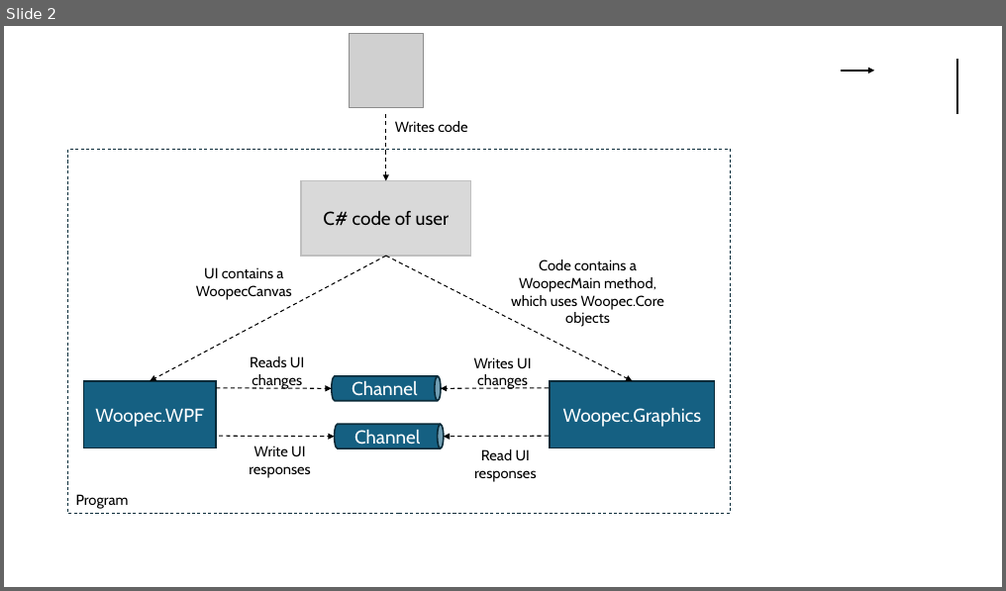
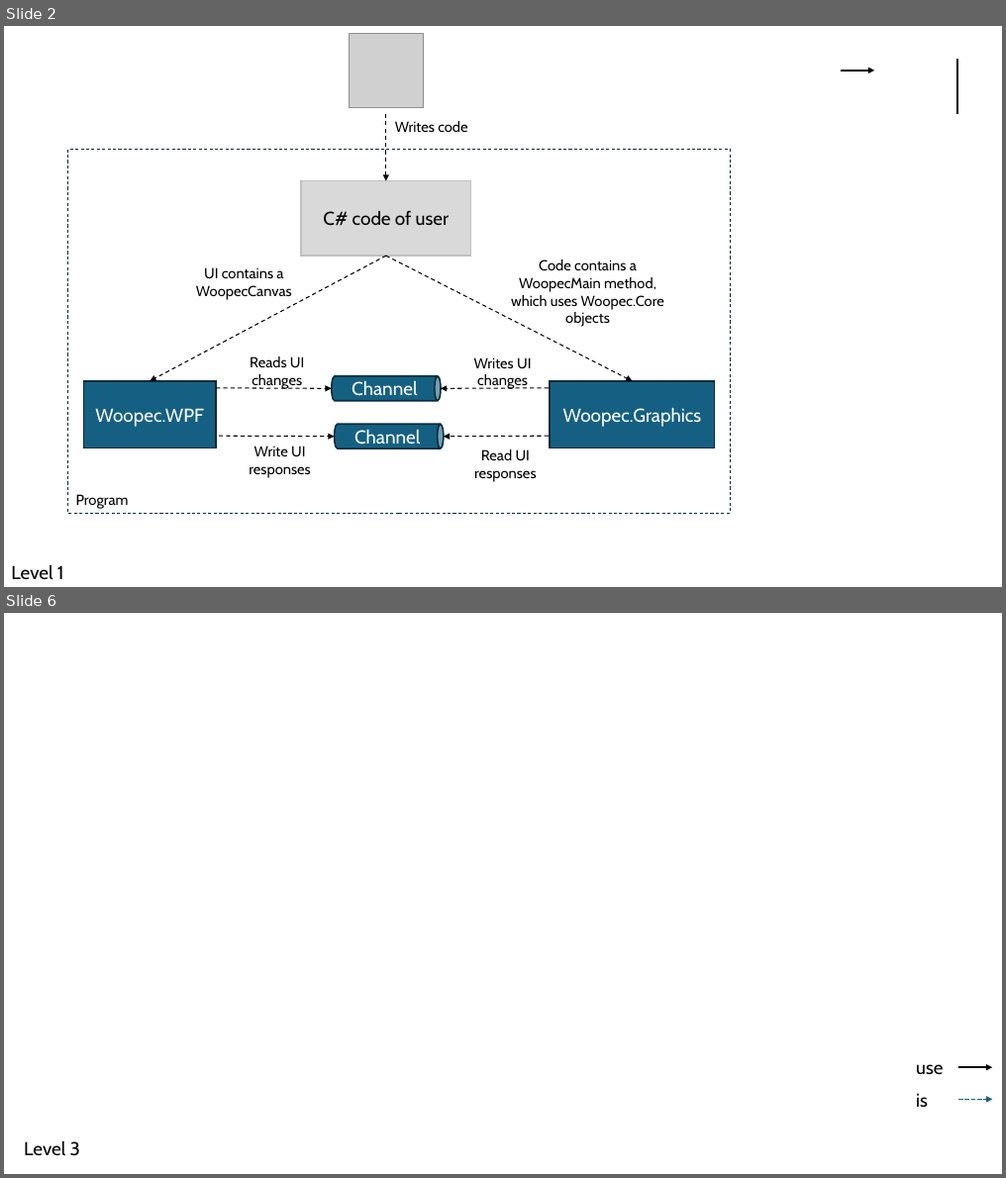
Before and after one commit to FrankFK/WoopecGraphics, a slide deck: InternalDocumentation/Architecture.Pictures.pptx. Shown one above the other, each under a label of ours: slide 2 before the commit, slides 2 and 6 after it; the slides between them are not shown. The pictures are 1006x591 and 1006x1178 pixels, drawn with LibreOffice and Linux fonts; fonts in the diff are those of the drawing; grey boxes stand for pictures. Boxes give left, top, right and bottom in pixels: in the first picture for what was removed or moved away, otherwise in the second. Text is boxed around its words. In the diff, an @@ line names an element or a change of style, - is before the commit and + after.

Commit message:
chore: current architecture of level 3

```diff
--- a/InternalDocumentation/Architecture.Pictures.pptx
+++ b/InternalDocumentation/Architecture.Pictures.pptx
@@ slide 6 added at bbox=[4, 613, 1002, 1174], background #FFFFFF @@
@@ text added at bbox=[916, 1064, 943, 1074], 18 pt, text #000000 @@
+use
@@ arrow added from (958, 1067) to (993, 1067), #000000 1.5 pt @@
@@ text added at bbox=[916, 1093, 928, 1107], 18 pt, text #000000 @@
+is
@@ arrow added from (958, 1100) to (993, 1100), #156082 1.5 pt dashed @@
@@ text added at bbox=[24, 1141, 80, 1157], 18 pt, text #000000 @@
+Level 3
@@ slide 2 changed as well @@
@@ text added at bbox=[11, 566, 64, 580], 18 pt, text #000000 @@
+Level 1
```
Also in this commit, not shown: 1 other slide changed, 3 other slides added.
